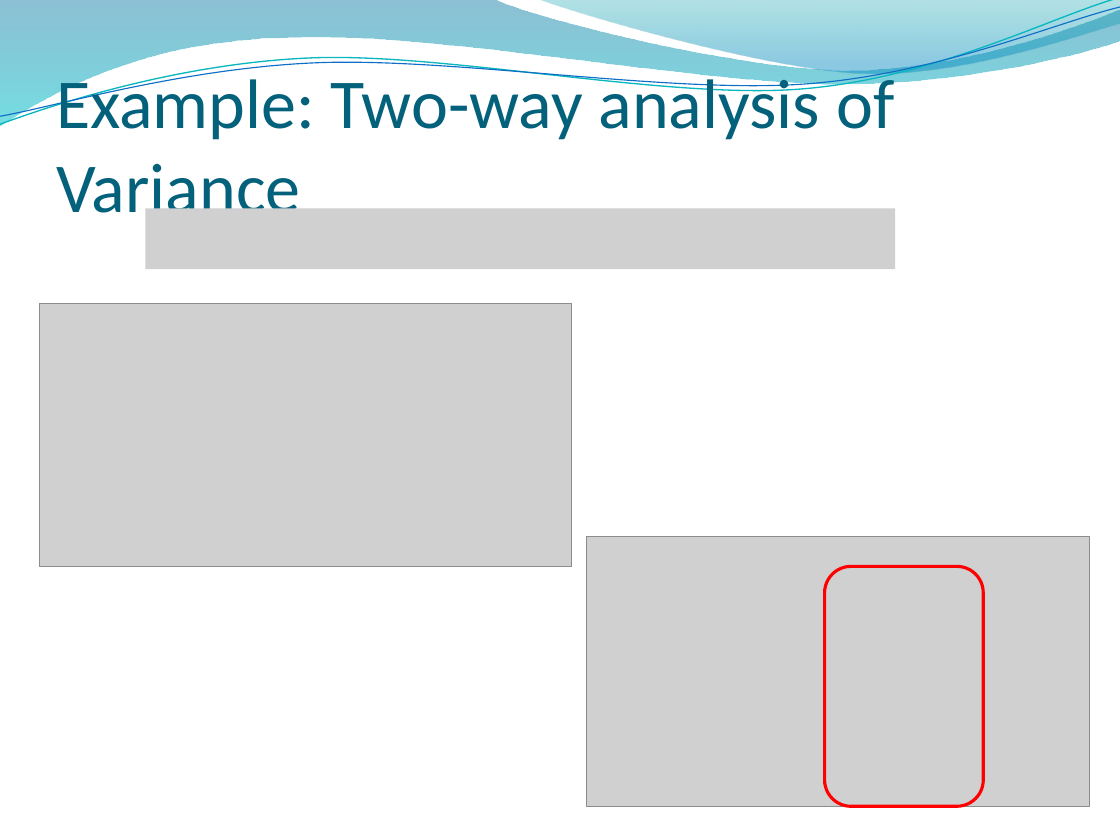
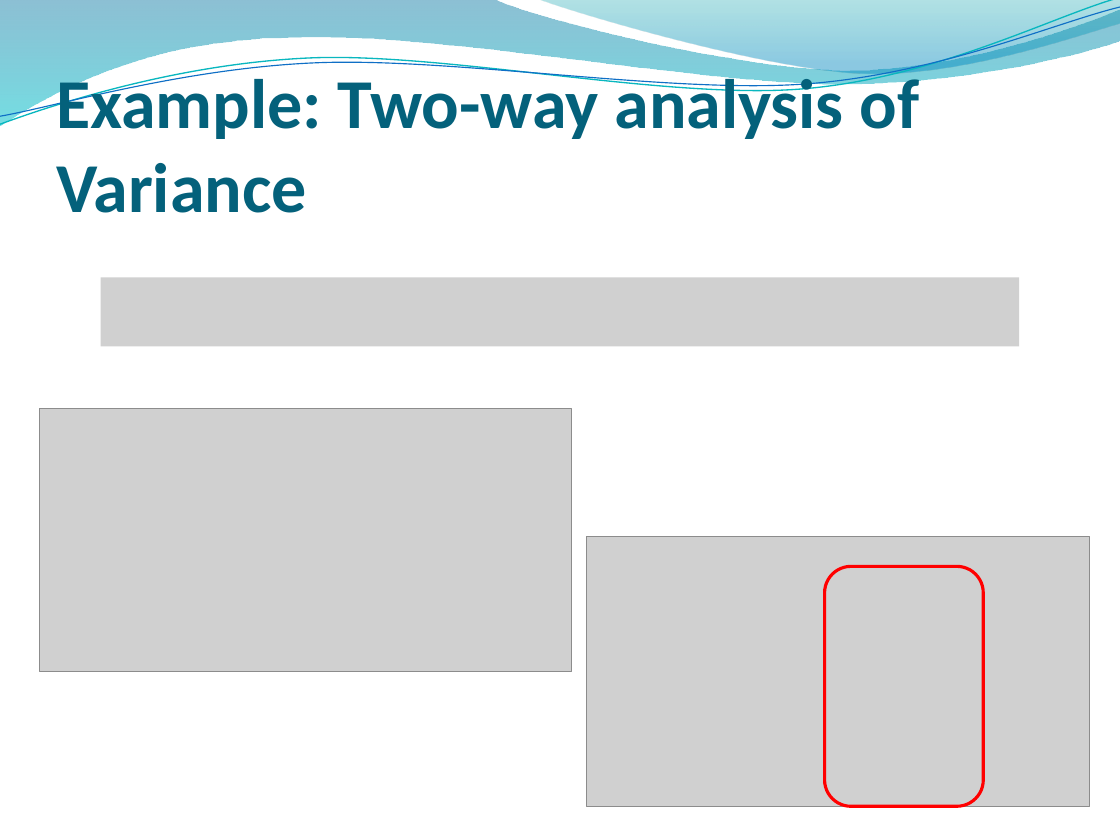
Before and after one commit to ricschuster/R_Workshop_Vienna_2018_02, a slide deck: slide 35 of ppts/Topic 3 Key Components of (Generalized) Linear Models.pptx. Drawn at 1120x840 pixels with LibreOffice and Linux fonts; fonts in the diff are those of the drawing; grey boxes stand for pictures; background and template pictures are left out. Boxes give left, top, right and bottom in pixels: in the first picture for what was removed or moved away, otherwise in the second. Text is boxed around its words. In the diff, an @@ line names an element or a change of style, - is before the commit and + after.

```diff
--- a/ppts/Topic 3 Key Components of (Generalized) Linear Models.pptx
+++ b/ppts/Topic 3 Key Components of (Generalized) Linear Models.pptx
@@ title "Example: Two-way analysis of Variance" at (56,70,920,213): bold on @@
@@ picture removed at (146,208,895,269) @@
@@ picture added at (101,278,1019,347) @@
@@ picture: place and size @@
-picture at (39,304,571,566)
+picture at (39,409,571,671)
```
Also in this commit, not shown: 40 other slides changed.
